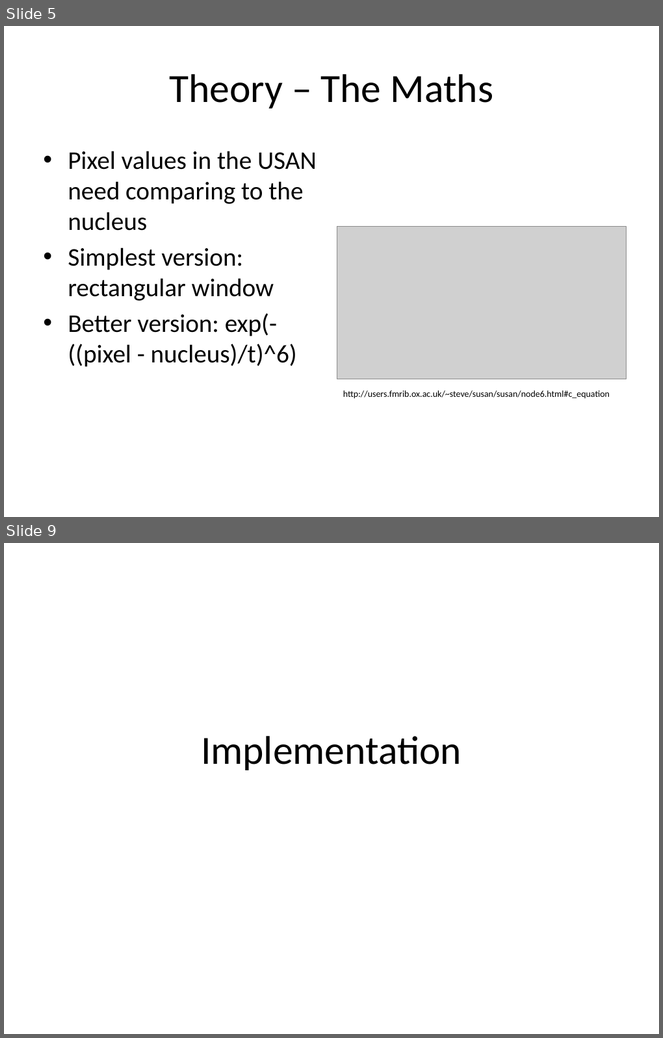
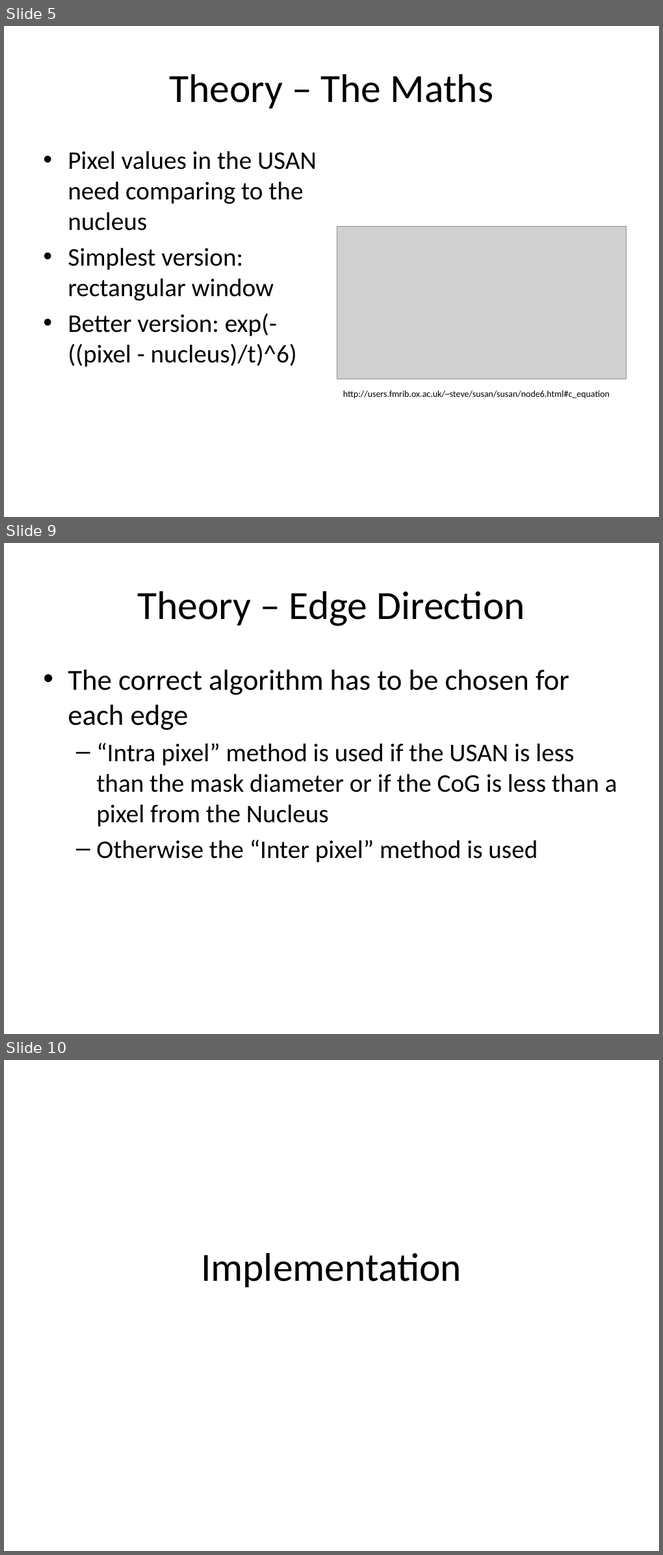
Before and after one commit to michaelwh/susanedge, a slide deck: susanedge-presentation.pptx. Shown one above the other, each under a label of ours: slides 5 and 9 before the commit, slides 5, 9 and 10 after it; the slides between them are not shown. The pictures are 663x1038 and 663x1555 pixels, drawn with LibreOffice and Linux fonts; fonts in the diff are those of the drawing; grey boxes stand for pictures. Boxes give left, top, right and bottom in pixels: in the first picture for what was removed or moved away, otherwise in the second. Text is boxed around its words. In the diff, an @@ line names an element or a change of style, - is before the commit and + after.

```diff
--- a/susanedge-presentation.pptx
+++ b/susanedge-presentation.pptx
@@ slide 9 added at (4, 543, 659, 1034), background #FFFFFF @@
@@ title added at (137, 591, 525, 626), 44 pt, text #000000 @@
+Theory – Edge Direction
@@ text added at (68, 670, 618, 863), 28 pt, text #000000 @@
+• The correct algorithm has to be chosen for each edge
+  – “Intra pixel” method is used if the USAN is less than the mask diameter or if the CoG is less than a pixel from the Nucleus
+  – Otherwise the “Inter pixel” method is used
@@ what was slide 9 is now slide 10 @@
```
Also in this commit, not shown: 8 slides changed, 13 other slides added, 2 slides removed.
